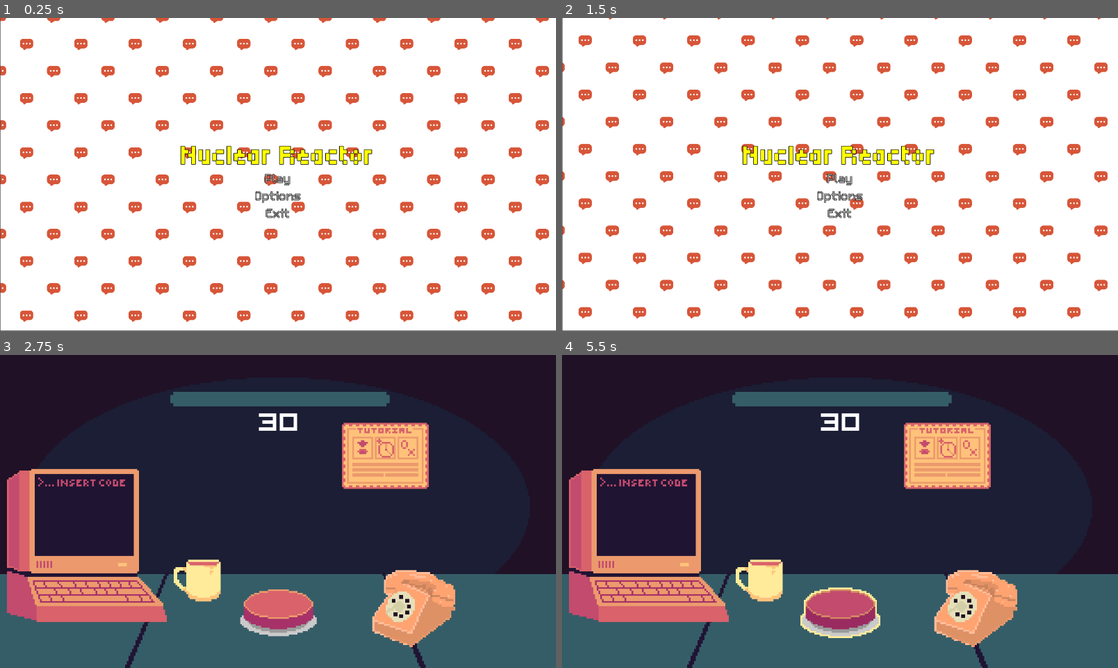
Above: before the commit, frames 1-4 (two rows, left to right).
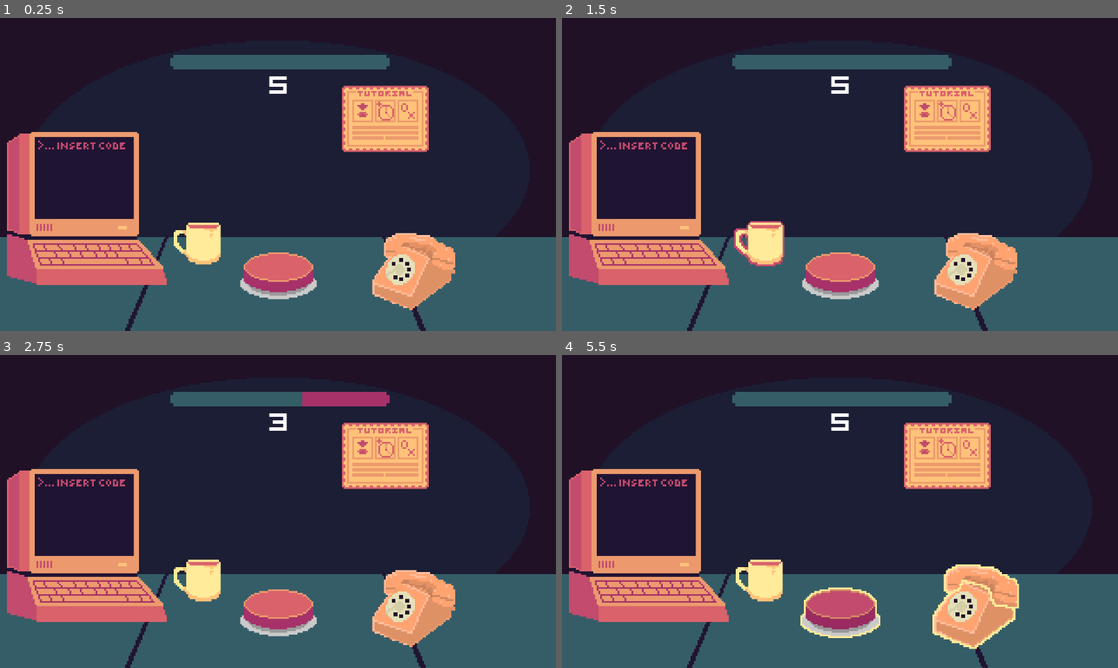
Above: after the commit, the same moments.

Repository: EroAxe/GMTK-2026-CICD-Test
Game: Godot game, scene res://Scenes/prototype.tscn
Same seed, same stepped clock (60 frames per second), same inputs: the game is played once before the commit and once after it. Before the commit the project starts from res://Scenes/main_menu.tscn. Sound files missing from this copy of the repository are replaced by a short silence.
Inputs (mouse positions are in pixels of both pictures, inside the frame that each line leads up to):
- Up to frame 1 (0.25 s): no input
- Up to frame 2 (1.5 s): click (840, 274) at 0.52 s; click (762, 243) at 1.25 s, where only the run after the commit has a clickable "State: ENABLED"
- Up to frame 3 (2.75 s): click (278, 514) at 2 s, where only the run before the commit has a clickable "Play"
- Up to frame 4 (5.5 s): click (840, 611) at 2.75 s; click (762, 580) at 3.5 s; click (650, 545) at 4.25 s; click (840, 611) at 5 s

The runs differ from the first frame. In frame 1, 100% of the frame differs, in the area x 0-100%, y 0-100%; in frame 2, 100%; in frame 3, 0.9%; in frame 4, 1.2%.

Commit message:
ReportMiniGAme
everyminigame that started using the event bus will be added to the active_minigame_count in the prototype.gd use that

Diff:
--- /dev/null
+++ b/Scenes/minigames/report_minigame.tscn
@@ -0,0 +1,67 @@
+[gd_scene format=3 uid="uid://ckng2ifblr2y0"]
+
+[ext_resource type="Script" uid="uid://deskli40cmue0" path="res://Scripts/minigames/report_minigame.gd" id="1_dfrco"]
+
+[node name="report_minigame" type="Node2D" unique_id=578664638]
+script = ExtResource("1_dfrco")
+
+[node name="ColorRect2" type="ColorRect" parent="." unique_id=1566268095]
+offset_left = 442.0
+offset_top = 60.0
+offset_right = 838.0
+offset_bottom = 660.0
+color = Color(0.59880406, 0.20277664, 0.32526746, 1)
+
+[node name="TitleLabel" type="Label" parent="ColorRect2" unique_id=586813058]
+layout_mode = 1
+anchors_preset = -1
+anchor_right = 0.99700004
+anchor_bottom = 0.10300001
+offset_top = 2.0
+offset_right = 0.18798828
+offset_bottom = 0.19999695
+text = "PROGRESS REPORT"
+horizontal_alignment = 1
+vertical_alignment = 1
+
+[node name="ReportLabel" type="Label" parent="ColorRect2" unique_id=2010464250]
+z_index = 4
+custom_minimum_size = Vector2(350, 0)
+layout_mode = 1
+anchors_preset = -1
+anchor_top = 0.172
+anchor_right = 1.005
+anchor_bottom = 0.90000004
+offset_top = -0.20000458
+offset_right = -2.980011
+text = "Blah balh vlah blah blah BLAHb blah Blah balh vlah blah blah BLAHb blah Blah balh vlah blah blah BLAHb blah Blah balh vlah blah blah BLAHb blah Blah balh vlah blah blah BLAHb blah Blah balh vlah blah blah BLAHb blah Blah balh vlah blah blah BLAHb blah Blah balh vlah blah blah BLAHb blah Blah balh vlah blah blah BLAHb blah Blah balh vlah blah blah BLAHb blah Blah balh vlah blah blah BLAHb blah Blah balh vlah blah blah BLAHb blah Blah balh vlah blah blah BLAHb blah Blah balh vlah blah blah BLAHb blah Blah balh vlah blah blah BLAHb blah Blah balh vlah blah blah BLAHb blah Blah balh vlah blah blah BLAHb blah Blah balh vlah blah blah BLAHb blah Blah balh vlah blah blah BLAHb blah Blah balh vlah blah blah BLAHb blah "
+horizontal_alignment = 1
+autowrap_mode = 3
+
+[node name="Submit" type="Button" parent="ColorRect2" unique_id=1390967738]
+layout_mode = 1
+anchors_preset = 8
+anchor_left = 0.5
+anchor_top = 0.5
+anchor_right = 0.5
+anchor_bottom = 0.5
+offset_left = -89.0
+offset_top = 256.0
+offset_right = 89.0
+offset_bottom = 287.0
+grow_horizontal = 2
+grow_vertical = 2
+text = "SUBMIT"
+
+[node name="InstructionsLabel" type="Label" parent="ColorRect2" unique_id=1877860524]
+layout_mode = 1
+anchors_preset = -1
+anchor_right = 1.0
+anchor_bottom = 1.0500001
+offset_left = 77.0
+offset_top = 607.0
+offset_right = -84.0
+offset_bottom = -6.1035156e-05
+text = "Press \"SPACE\" to fill the report"
+
+[connection signal="pressed" from="ColorRect2/Submit" to="." method="_on_submit_pressed"]
--- /dev/null
+++ b/Scenes/monitor.tscn
@@ -0,0 +1,34 @@
+[gd_scene format=3 uid="uid://cwbbdebrth4ku"]
+
+[ext_resource type="Script" uid="uid://t5ijsj858gyt" path="res://Scripts/monitor.gd" id="1_k0o2w"]
+[ext_resource type="Texture2D" uid="uid://dlno7d70bs5t1" path="res://Assets/idle (Not pressing)).png" id="2_hvrpq"]
+[ext_resource type="Texture2D" uid="uid://btxu723730msl" path="res://Assets/Pressed.png" id="3_rhg0e"]
+[ext_resource type="Texture2D" uid="uid://b10mx11x51438" path="res://Assets/Fonts/Hovered (1).png" id="4_go7yp"]
+
+[node name="monitor" type="Node2D" unique_id=883829042]
+script = ExtResource("1_k0o2w")
+
+[node name="ColorRect" type="ColorRect" parent="." unique_id=879155985]
+offset_right = 1280.0
+offset_bottom = 720.0
+color = Color(0.7882353, 0.30980393, 0.4509804, 1)
+metadata/_edit_use_anchors_ = true
+
+[node name="ReturnButton" type="TextureButton" parent="." unique_id=184426031]
+offset_left = 1230.0
+offset_top = 2.0
+offset_right = 1276.0
+offset_bottom = 42.0
+texture_normal = ExtResource("2_hvrpq")
+texture_pressed = ExtResource("3_rhg0e")
+texture_hover = ExtResource("4_go7yp")
+
+[node name="spawnreportminigame" type="Button" parent="." unique_id=494332098]
+offset_left = 17.0
+offset_top = 648.0
+offset_right = 341.0
+offset_bottom = 697.0
+text = "spawn report minigame"
+
+[connection signal="pressed" from="ReturnButton" to="." method="_on_return_button_pressed"]
+[connection signal="pressed" from="spawnreportminigame" to="." method="_on_spawnreportminigame_pressed"]
--- a/Scenes/prototype.tscn
+++ b/Scenes/prototype.tscn
@@ -29,7 +29,6 @@
 
 [node name="Prototype" type="Node" unique_id=146384088]
 script = ExtResource("1_3mrnv")
-initial_count = 30
 
 [node name="Background" type="TextureRect" parent="." unique_id=1397068308]
 anchors_preset = 15
@@ -93,7 +92,9 @@
 text = "30"
 label_settings = SubResource("LabelSettings_nf0d8")
 
+
 [node name="Computer" type="TextureButton" parent="UI" unique_id=132555774]
+
 layout_mode = 0
 offset_left = 8.0
 offset_top = 242.0
@@ -115,7 +116,6 @@
 [node name="MusicPlayer" type="AudioStreamPlayer2D" parent="." unique_id=380708460]
 stream = ExtResource("12_7dhkk")
 autoplay = true
-bus = &"Game_music"
 
 [node name="MenuController" parent="." unique_id=512328262 instance=ExtResource("12_xnjhx")]
 offset_left = 10.0
@@ -155,6 +155,16 @@
 volume_db = 24.0
 bus = &"Game_sound"
 
+[node name="State(temp visual)" type="Label" parent="TextureButton" unique_id=1237284043]
+layout_mode = 0
+offset_left = 340.0
+offset_top = 362.0
+offset_right = 572.0
+offset_bottom = 385.0
+text = "ENABLED"
+horizontal_alignment = 1
+
+[connection signal="pressed" from="UI/Monitor" to="." method="_on_monitor_pressed"]
 [connection signal="timeout" from="CountDown" to="." method="_on_count_down_timeout"]
 
 [editable path="Phone_minigame"]
--- /dev/null
+++ b/Scripts/minigames/report_minigame.gd
@@ -0,0 +1,28 @@
+extends Node2D
+class_name ReportMinigame
+
+@onready var report_label: Label = $ColorRect2/ReportLabel
+var blah_count: int = 0
+var max_blahs: int
+
+func _ready() -> void:
+	report_label.text = ""
+	max_blahs = randf_range(50,100)
+	EventBus.fire("minigame_started", {"minigame_class": ReportMinigame})
+
+func _process(delta: float) -> void:
+	if blah_count >= max_blahs:
+		$ColorRect2/Submit.disabled = false
+	else:
+		$ColorRect2/Submit.disabled = true
+	if Input.is_action_just_pressed("ui_select") and blah_count < max_blahs:
+		var blahs_to_add = randi_range(2, 5)
+		for i in range(blahs_to_add):
+			if blah_count >= max_blahs:
+				break
+			report_label.text += "blah "
+			blah_count += 1
+
+func _on_submit_pressed() -> void:
+	EventBus.fire("minigame_completed", {"minigame_class": ReportMinigame})
+	queue_free()
--- /dev/null
+++ b/Scripts/monitor.gd
@@ -0,0 +1,18 @@
+extends Node2D
+var report_minigame_ins: PackedScene = preload("res://Scenes/minigames/report_minigame.tscn")
+var report_minigame_instance: Node = null
+
+func _on_return_button_pressed() -> void:
+	hide()
+
+func _process(delta: float) -> void:
+	if is_instance_valid(report_minigame_instance):
+		$spawnreportminigame.disabled = true
+	else:
+		$spawnreportminigame.disabled = false
+
+func _on_spawnreportminigame_pressed() -> void:
+	if is_instance_valid(report_minigame_instance):
+		return
+	report_minigame_instance = report_minigame_ins.instantiate()
+	add_child(report_minigame_instance)
--- a/Scripts/prototype.gd
+++ b/Scripts/prototype.gd
@@ -11,6 +11,12 @@
 @onready var button_sound_effect: AudioStreamPlayer2D = %ButtonSoundEffect
 @onready var phone_ringing: AudioStreamPlayer2D = $PhoneRinging
 var _count := 0
+
+#minigames
+var monitor_instance: Node = null
+var monitor_scene_ins: PackedScene = preload("res://Scenes/monitor.tscn")
+var active_minigame_count: int = 0
+
 func _ready() -> void:
 	_count = initial_count
 	_count_down_label.text = str(_count)
@@ -18,22 +24,27 @@
 	texture_progress_bar.value = _count
 	button.pressed.connect(_on_button_pressed)
 	trigger_phone_call()
+	EventBus.subscribe("minigame_started", _on_minigame_started)
+	EventBus.subscribe("minigame_completed", _on_minigame_completed)
 
 func _process(delta: float) -> void:
 	texture_progress_bar.value = _count
-
+	if active_minigame_count > 0:
+		$UI/Button.disabled = true
+		$"TextureButton/State(temp visual)".text = "State: DISABLED"
+	else:
+		$UI/Button.disabled = false
+		$"TextureButton/State(temp visual)".text = "State: ENABLED"
+	print(active_minigame_count)
 
 func _on_count_down_timeout() -> void:
 	_count -= 1
 	_count = wrapi(_count, 0, initial_count + 1)
 	_count_down_label.text = str(_count)
 
-
-
 func _on_button_pressed() -> void:
 	_count = initial_count
 	button_sound_effect.play()
-
 	_count_down_label.text = str(_count)
 	texture_progress_bar.value = _count
 	count_down.start()
@@ -47,3 +58,16 @@
 	phone_ringing.stop()
 	dialog.show()
 	dialog.show_text(0)
+
+func _on_monitor_pressed() -> void:
+	if monitor_instance != null and is_instance_valid(monitor_instance):
+		monitor_instance.show()
+		return
+	monitor_instance = monitor_scene_ins.instantiate()
+	add_child(monitor_instance)
+
+func _on_minigame_started(payload: Dictionary) -> void:
+	active_minigame_count += 1
+
+func _on_minigame_completed(payload: Dictionary) -> void:
+	active_minigame_count -= 1
--- /dev/null
+++ b/autoload/SignalBus.gd
@@ -0,0 +1,3 @@
+extends Node
+signal minigame_started(minigame_class: Variant)
+signal minigame_completed(minigame_class: Variant)
--- a/project.godot
+++ b/project.godot
@@ -9,9 +9,8 @@
 config_version=5
 
 [application]
-
 config/name="GMTK 2026"
-run/main_scene="uid://dakaaryyfvbhm"
+run/main_scene="uid://cgi3yijmkopsq"
 config/features=PackedStringArray("4.7", "Forward Plus")
 config/icon="res://icon.svg"
 
@@ -27,6 +26,7 @@
 HitstopHandler="*uid://18anj82aaw8h"
 ScreenFlashOverlay="*uid://dkgk2wvwg6qau"
 ScreenFlashHandler="*uid://ccciqsetwwdnb"
+SignalBus="*uid://bxhmm87nag0ns"
 
 [display]
 
@@ -40,6 +40,14 @@
 
 screen_flash_overlay=""
 
+[input]
+
+space={
+"deadzone": 0.2,
+"events": [Object(InputEventKey,"resource_local_to_scene":false,"resource_name":"","device":-1,"window_id":0,"alt_pressed":false,"shift_pressed":false,"ctrl_pressed":false,"meta_pressed":false,"pressed":false,"keycode":0,"physical_keycode":32,"key_label":0,"unicode":32,"location":0,"echo":false,"script":null)
+]
+}
+
 [physics]
 
 3d/physics_engine="Jolt Physics"
Not shown, added: Scripts/minigames/report_minigame.gd.uid
Not shown, added: Scripts/monitor.gd.uid
Not shown, added: autoload/SignalBus.gd.uid
